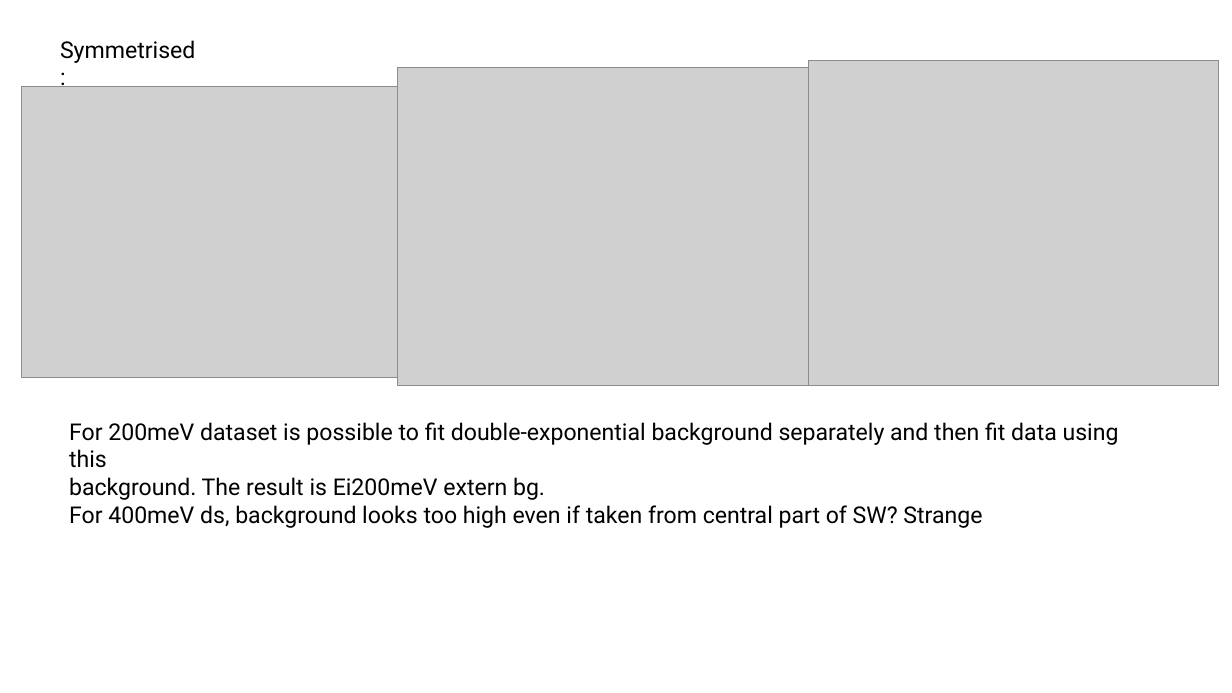
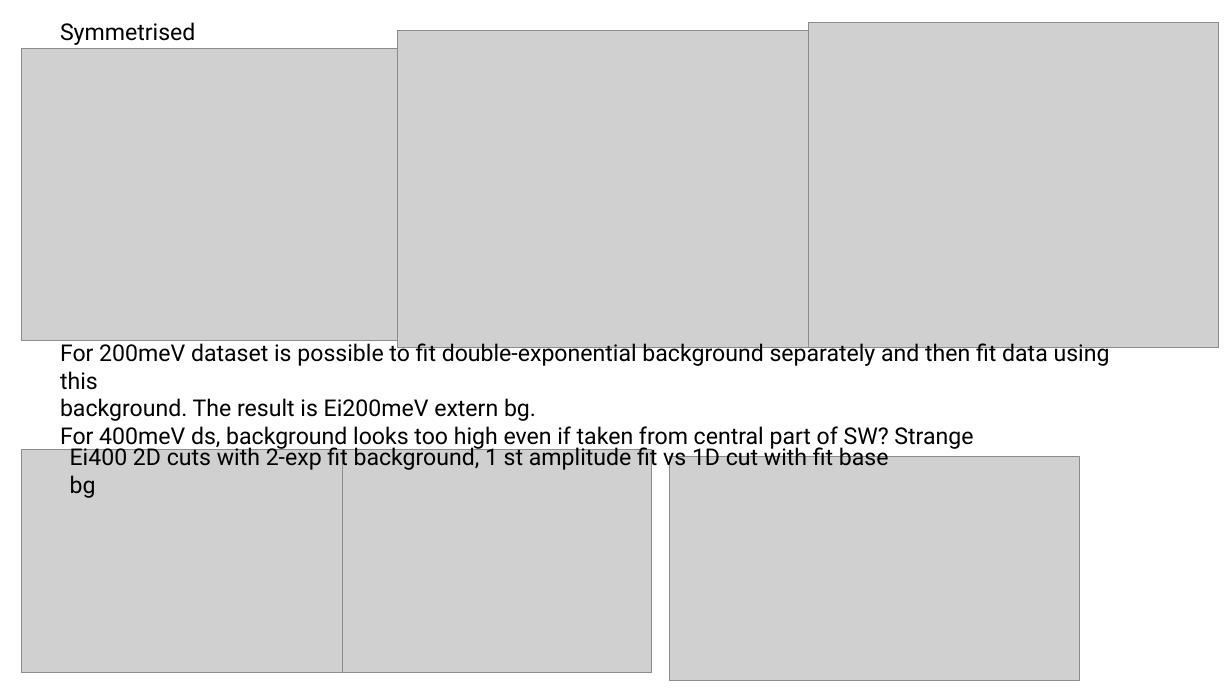
Before and after one commit to abuts/Fe, a slide deck: slide 12 of Data/DFT2025/TheoryExperComparison.pptx (slide 11 before the commit). Drawn at 1232x693 pixels with LibreOffice and Linux fonts; fonts in the diff are those of the drawing; grey boxes stand for pictures. Boxes give left, top, right and bottom in pixels: in the first picture for what was removed or moved away, otherwise in the second. Text is boxed around its words. In the diff, an @@ line names an element or a change of style, - is before the commit and + after.

Commit message:
fitting around <200> peak. Code and results. Unimpressive, non-conclusive

```diff
--- a/Data/DFT2025/TheoryExperComparison.pptx
+++ b/Data/DFT2025/TheoryExperComparison.pptx
@@ text "Symmetrised:": place and size @@
-text "Symmetrised:" at (60, 40, 195, 63)
+text "Symmetrised:" at (60, 22, 195, 45)
@@ picture: place and size @@
-picture at (809, 61, 1219, 386)
+picture at (809, 23, 1219, 348)
@@ picture: place and size @@
-picture at (22, 86, 411, 377)
+picture at (22, 49, 411, 340)
@@ picture: place and size @@
-picture at (398, 67, 822, 385)
+picture at (398, 30, 822, 348)
@@ text "For 200meV dataset is possible ...": place and size @@
-text "For 200meV dataset is possible ..." at (69, 422, 1119, 528)
+text "For 200meV dataset is possible ..." at (60, 340, 1110, 449)
@@ picture added at (22, 449, 358, 673) @@
@@ text added at (70, 445, 889, 471), 18 pt, text #000000 @@
+Ei400 2D cuts with 2-exp fit background, 1 st amplitude fit vs 1D cut with fit base bg
@@ picture added at (342, 449, 652, 673) @@
@@ picture added at (669, 457, 1080, 680) @@
```
Also in this commit, not shown: 2 slides added, 13 other files.
